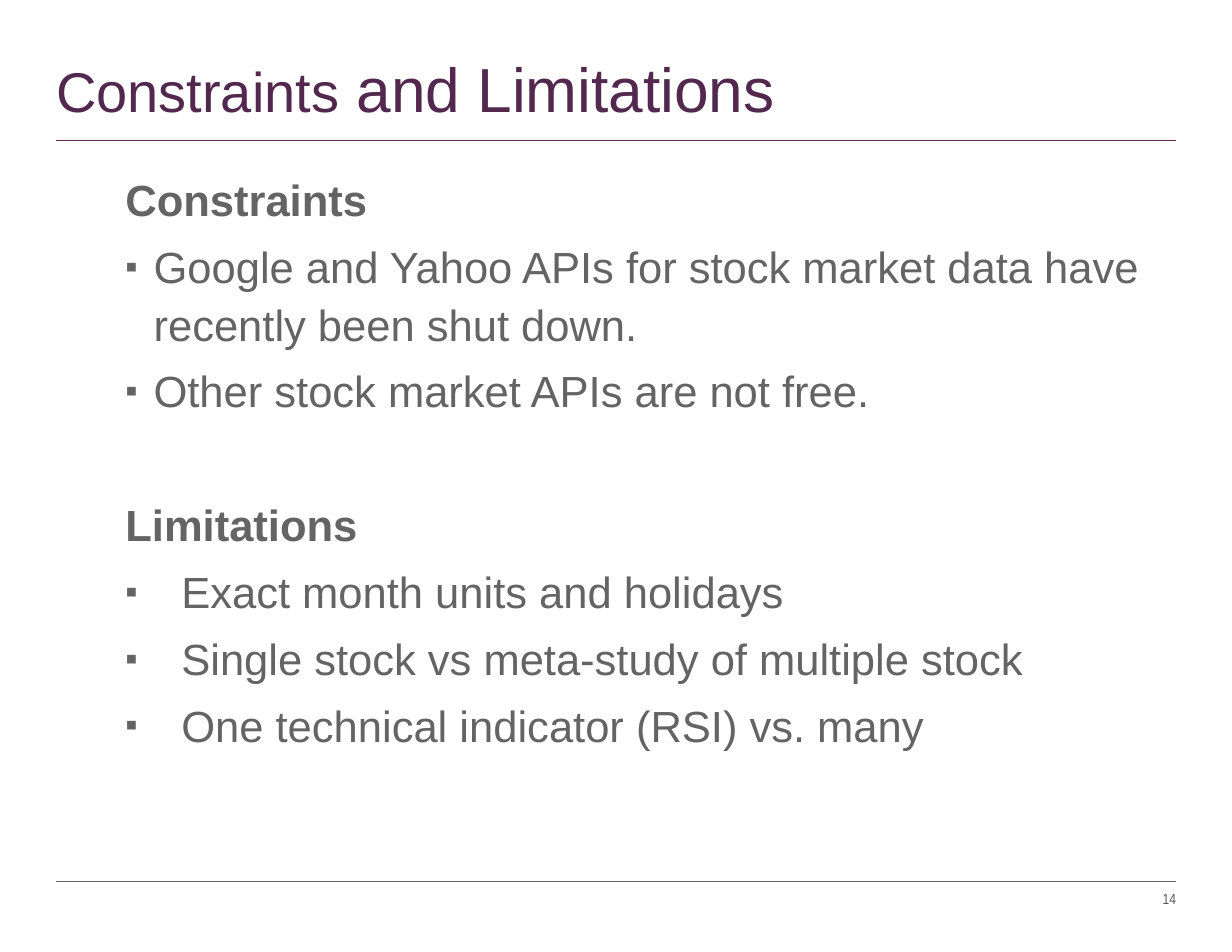
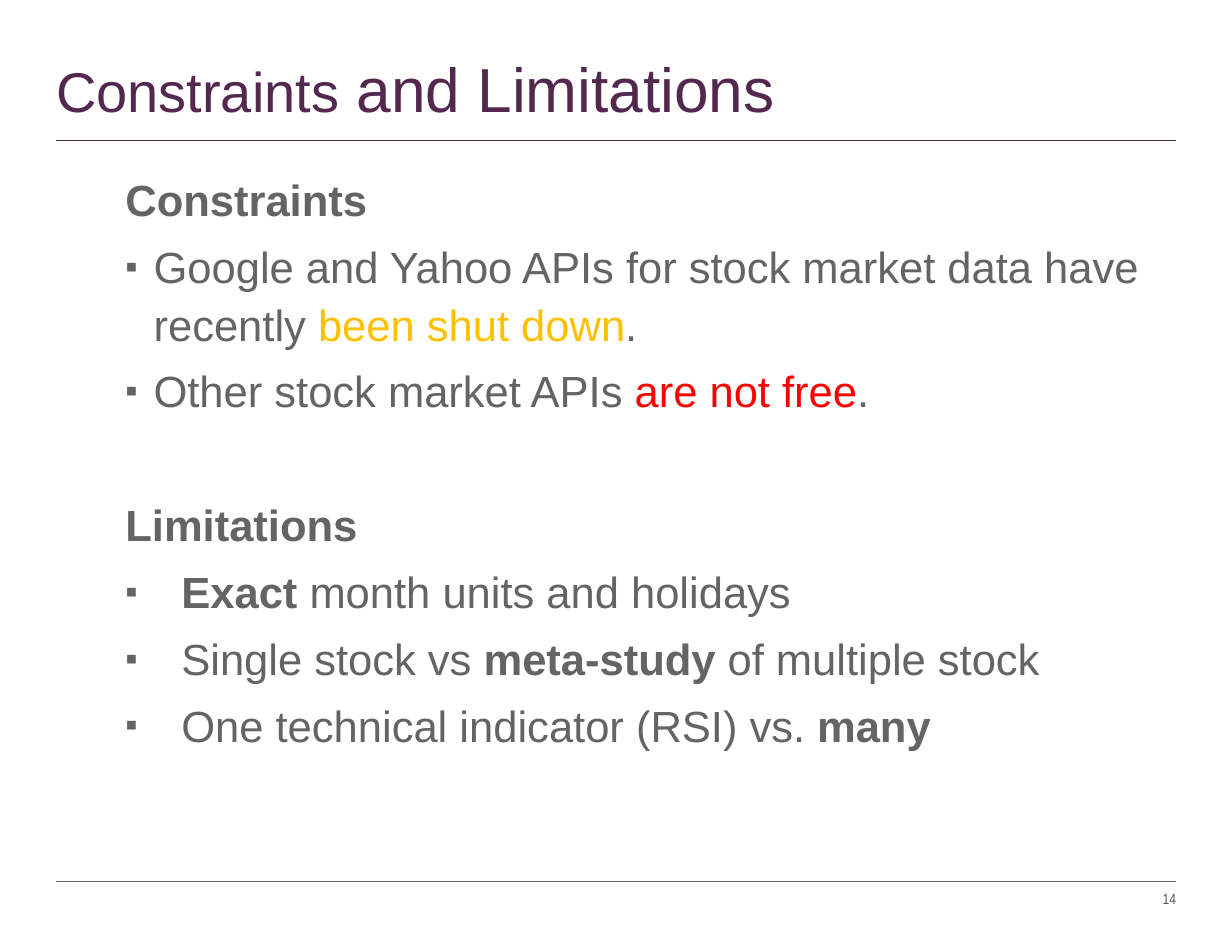
Before and after one commit to timothyyu/pr1-apple-stock-analysis, a slide deck: slide 14 of DataScience Project-One_Rutgers.pptx. Drawn at 1232x952 pixels with LibreOffice and Linux fonts; fonts in the diff are those of the drawing. Boxes give left, top, right and bottom in pixels: in the first picture for what was removed or moved away, otherwise in the second. Text is boxed around its words. In the diff, an @@ line names an element or a change of style, - is before the commit and + after.

```diff
--- a/DataScience Project-One_Rutgers.pptx
+++ b/DataScience Project-One_Rutgers.pptx
@@ text at (154,251,1138,751): text colour #646464 to #FFC000 in "been shut down."; text colour #646464 to #FF0000 in "are not free."; bold on in "Exact", "meta-study", "many" @@
```
Also in this commit, not shown: 6 other slides changed, 1 other file.
